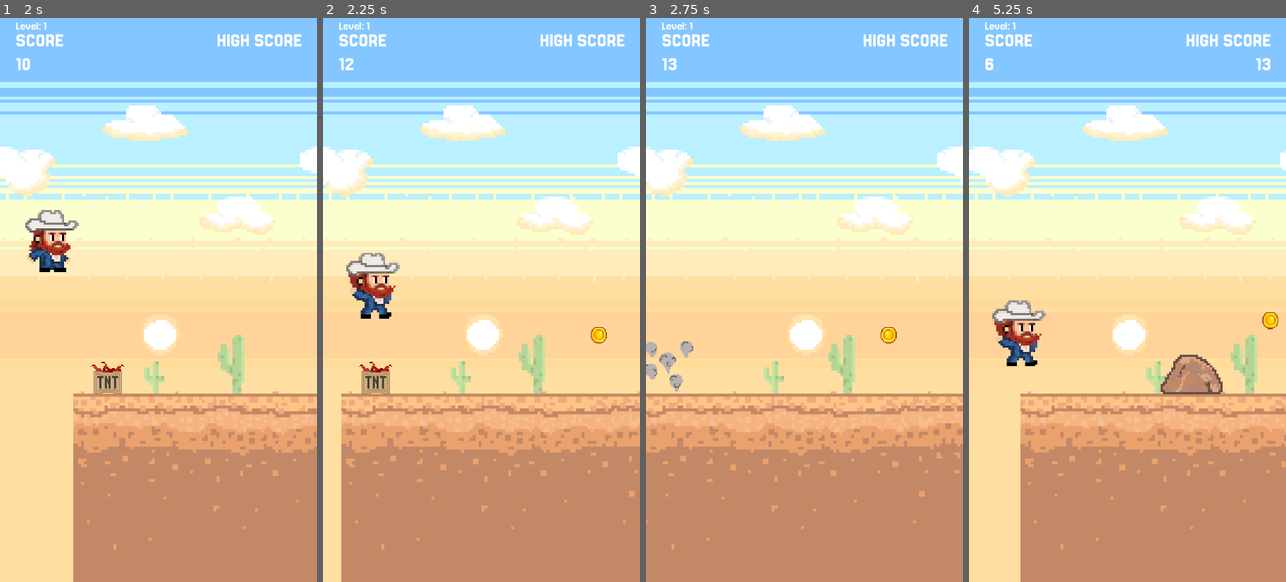
Above: before the commit, frames 1-4 (left to right).
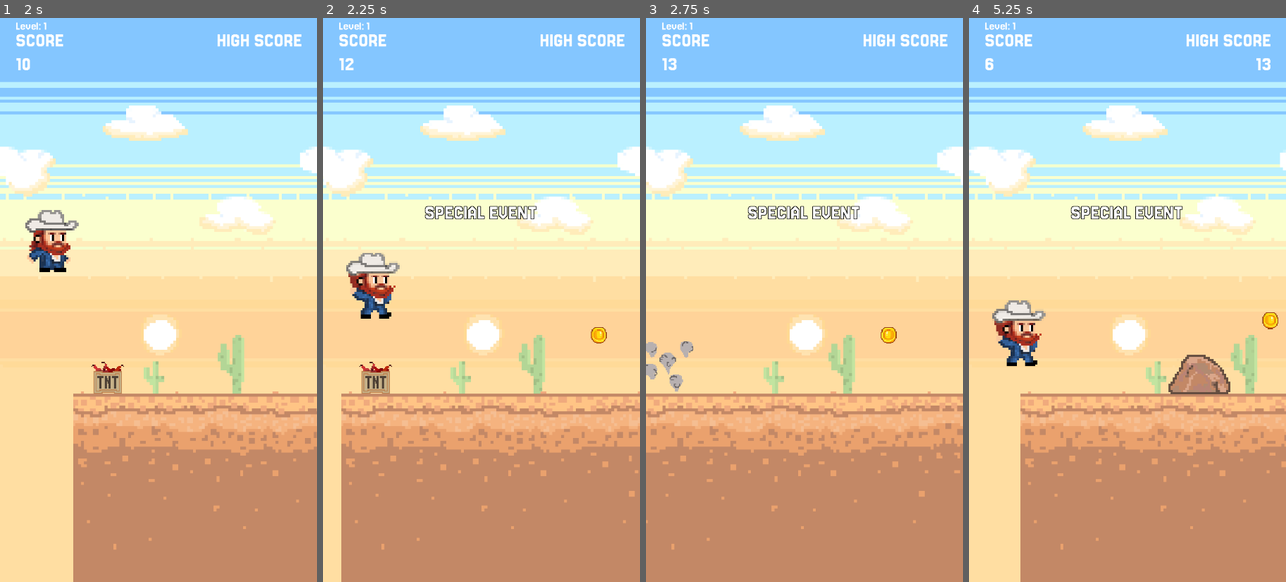
Above: after the commit, the same moments.

Repository: rgomezp/cowboy-game
Game: Godot game, scene res://scenes/main.tscn
Two runs of this game, one before a commit and one after it. Both use one fixed random seed, a clock stepped at 60 frames per second and the inputs below.
Inputs:
- Up to frame 1 (2 s): tap Enter (ui_accept) at 0.5, 0.77, 1.52 s
- Up to frame 2 (2.25 s): hold Down (ui_down) from 2.03 s (still down)
- Up to frame 3 (2.75 s): keep holding Down (ui_down)
- Up to frame 4 (5.25 s): release Down (ui_down) at 2.78 s; tap Enter (ui_accept) at 3.02, 4.25, 4.52 s; click "RESTART" at 3.5 s; hold Down (ui_down) from 5.03 s (still down)

Frame 1 is identical in both runs. In frame 2, 0.6% of the frame differs, in the area x 32-68%, y 33-36%; in frame 3, 0.6%; in frame 4, 1.4%, in the area x 32-83%, y 33-67%.

Commit message:
Adjust special event spawn interval for faster testing
Change spawn interval from 10-30 seconds to 0-3 seconds

Diff:
--- a/scenes/SpecialEventManager.gd
+++ b/scenes/SpecialEventManager.gd
@@ -54,7 +54,7 @@
 
 func schedule_next_event():
 	# Schedule next event in 10-30 seconds (10-30 seconds)
-	next_event_interval = randf_range(10.0, 30.0)
+	next_event_interval = randf_range(0.0, 3.0)
 	time_since_last_event = 0.0
 
 func update(delta: float, current_speed: float, camera_x: float) -> void:
